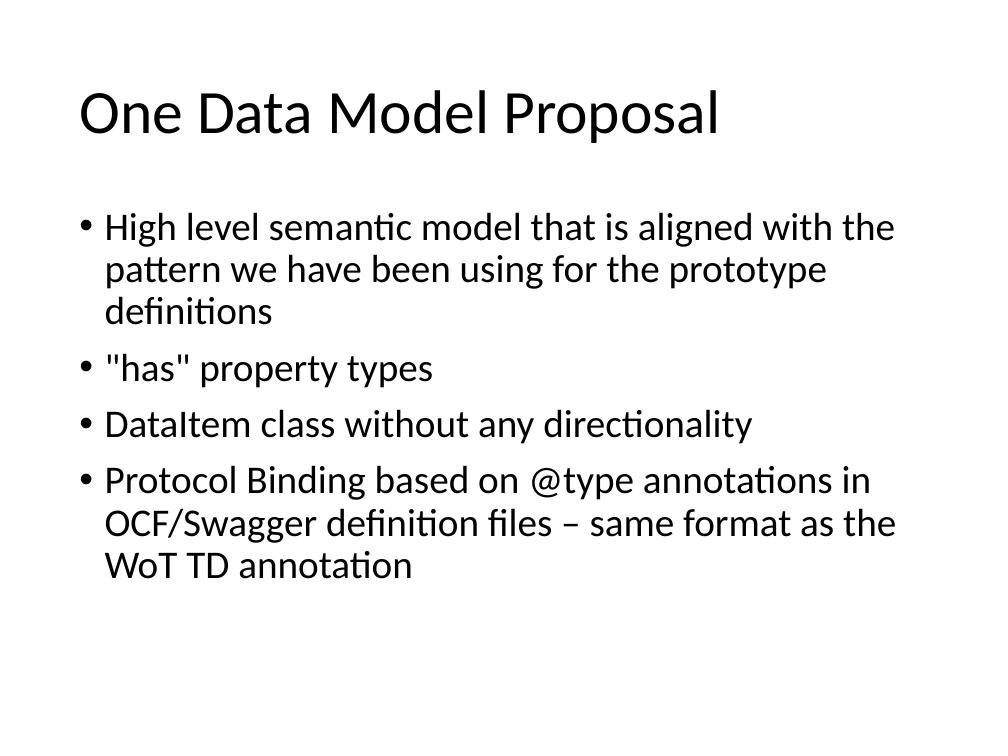
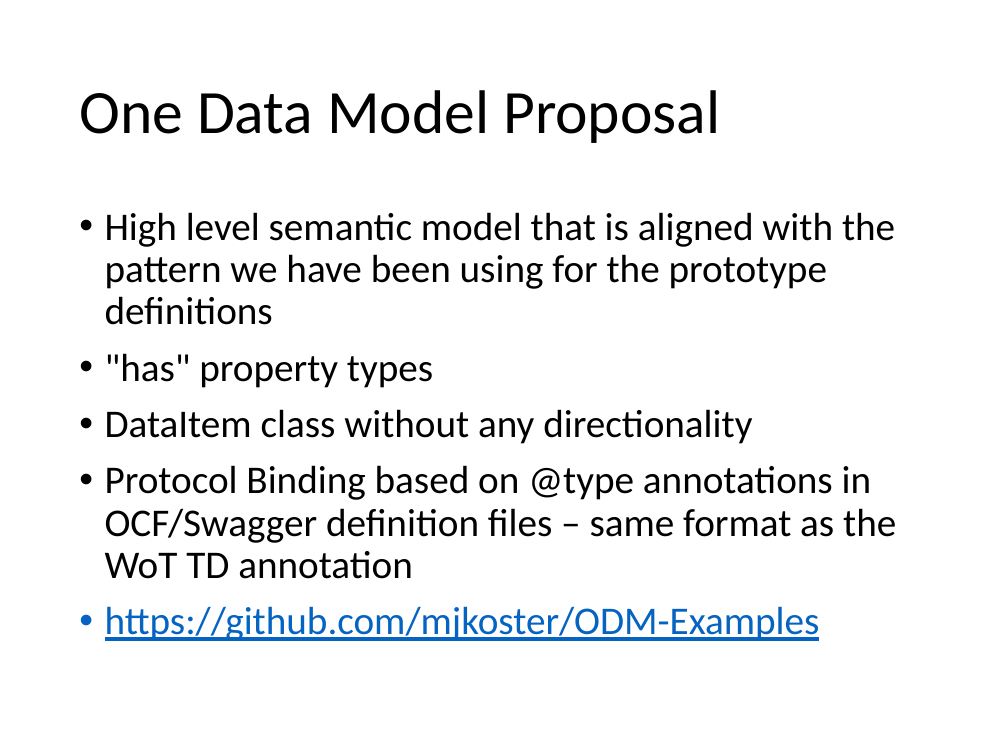
Before and after one commit to mjkoster/teleconferences, a slide deck: slide 4 of iotschema-slides-20190321.pptx. Drawn at 1008x756 pixels with LibreOffice and Linux fonts; fonts in the diff are those of the drawing. Boxes give left, top, right and bottom in pixels: in the first picture for what was removed or moved away, otherwise in the second. Text is boxed around its words. In the diff, an @@ line names an element or a change of style, - is before the commit and + after.

Commit message:
update slides
add a pointer to the ODM example repo

```diff
--- a/iotschema-slides-20190321.pptx
+++ b/iotschema-slides-20190321.pptx
@@ text at bbox=[105, 606, 820, 641]: paragraph added @@
+• https://github.com/mjkoster/ODM-Examples
```
Also in this commit, not shown: 1 other file.
